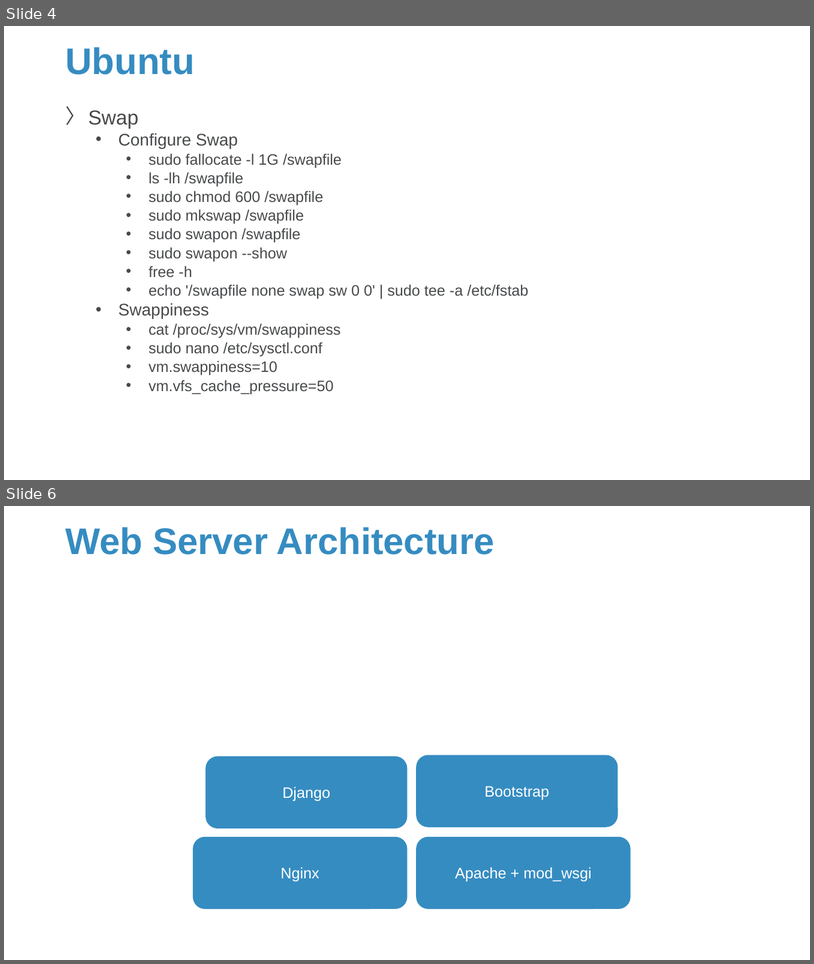
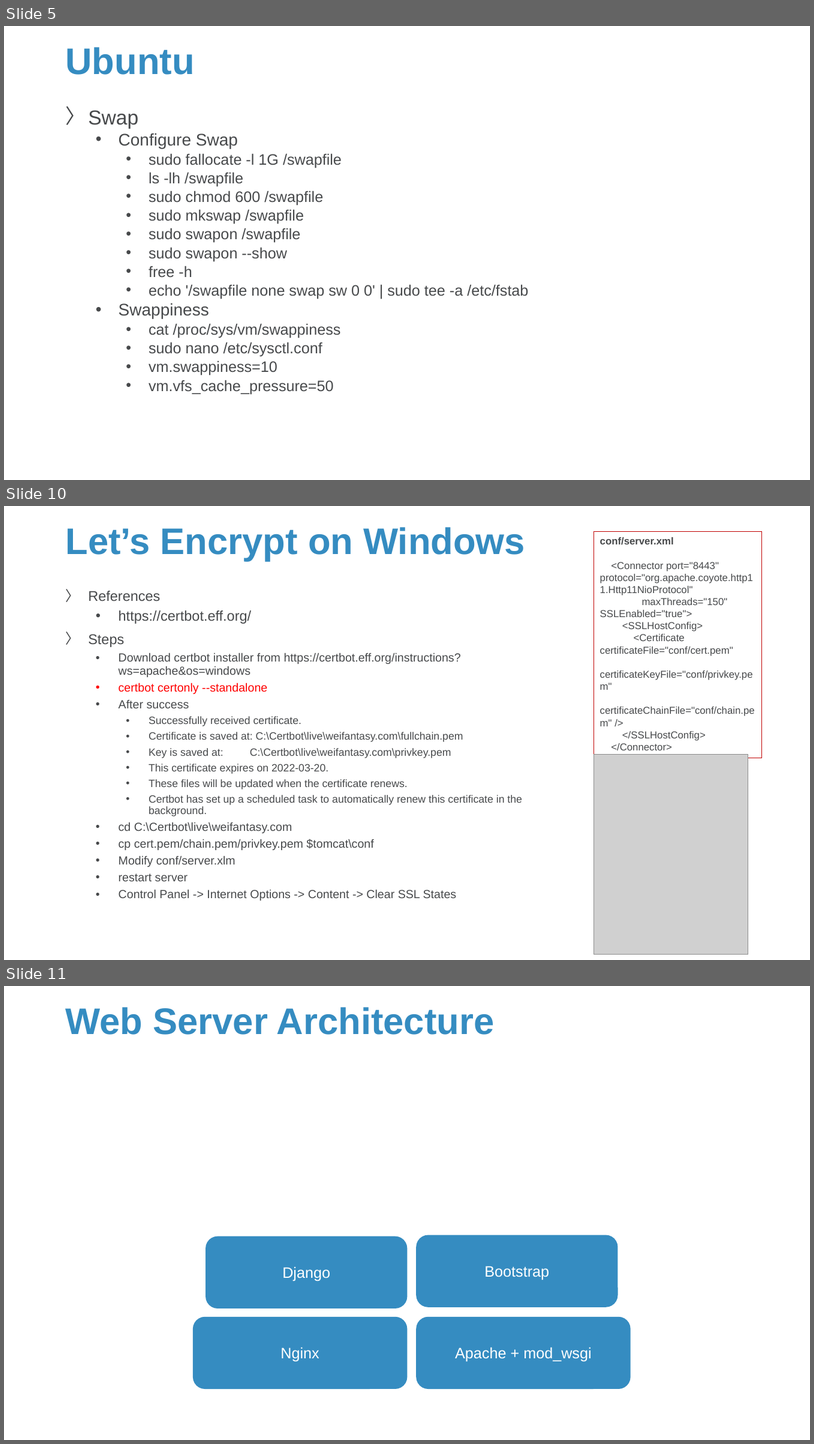
Before and after one commit to Sparks-Lu/TechNotes, a slide deck: Web/Server-Notes.pptx. Shown one above the other, each under a label of ours: slides 4 and 6 before the commit, slides 5, 10 and 11 after it; the slides between them are not shown. The pictures are 814x964 and 814x1444 pixels, drawn with LibreOffice and Linux fonts; fonts in the diff are those of the drawing; grey boxes stand for pictures; background and template pictures are left out. Boxes give left, top, right and bottom in pixels: in the first picture for what was removed or moved away, otherwise in the second. Text is boxed around its words. In the diff, an @@ line names an element or a change of style, - is before the commit and + after.

```diff
--- a/Web/Server-Notes.pptx
+++ b/Web/Server-Notes.pptx
@@ slide 10 added at bbox=[4, 506, 810, 960], background picture (left out) @@
@@ title added at bbox=[65, 527, 525, 561], 44 pt, text #358CC1, bold @@
+Let’s Encrypt on Windows
@@ rectangle added at bbox=[594, 532, 762, 757], outline #C00000 0.75 pt, 12 pt, text #47494B @@
+conf/server.xml
+<Connector port="8443" protocol="org.apache.coyote.http11.Http11NioProtocol"
+maxThreads="150" SSLEnabled="true">
+<SSLHostConfig>
+<Certificate certificateFile="conf/cert.pem"
+certificateKeyFile="conf/privkey.pem"
+certificateChainFile="conf/chain.pem" />
+</SSLHostConfig>
+</Connector>
@@ text added at bbox=[88, 591, 522, 900], 12.6 pt, text #47494B @@
+〉 References
+  • https://certbot.eff.org/
+〉 Steps
+  • Download certbot installer from https://certbot.eff.org/instructions?ws=apache&os=windows
+  • certbot certonly --standalone
+  • After success
+    • Successfully received certificate.
+    • Certificate is saved at: C:\Certbot\live\weifantasy.com\fullchain.pem
+    • Key is saved at: C:\Certbot\live\weifantasy.com\privkey.pem
+    • This certificate expires on 2022-03-20.
+    • These files will be updated when the certificate renews.
+    • Certbot has set up a scheduled task to automatically renew this certificate in the background.
+  • cd C:\Certbot\live\weifantasy.com
+  • cp cert.pem/chain.pem/privkey.pem $tomcat\conf
+  • Modify conf/server.xlm
+  • restart server
+  • Control Panel -> Internet Options -> Content -> Clear SSL States
@@ picture added at bbox=[594, 754, 749, 954] @@
@@ what was slide 4 is now slide 5 @@
@@ what was slide 6 is now slide 11 @@
```
Also in this commit, not shown: 8 slides changed, 12 other slides added, 28 other files.
